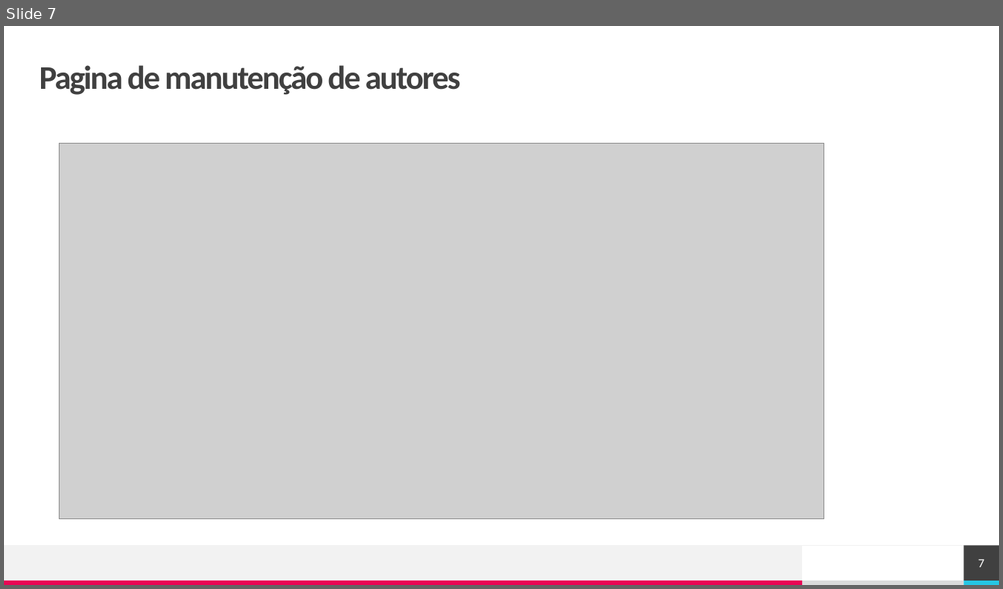
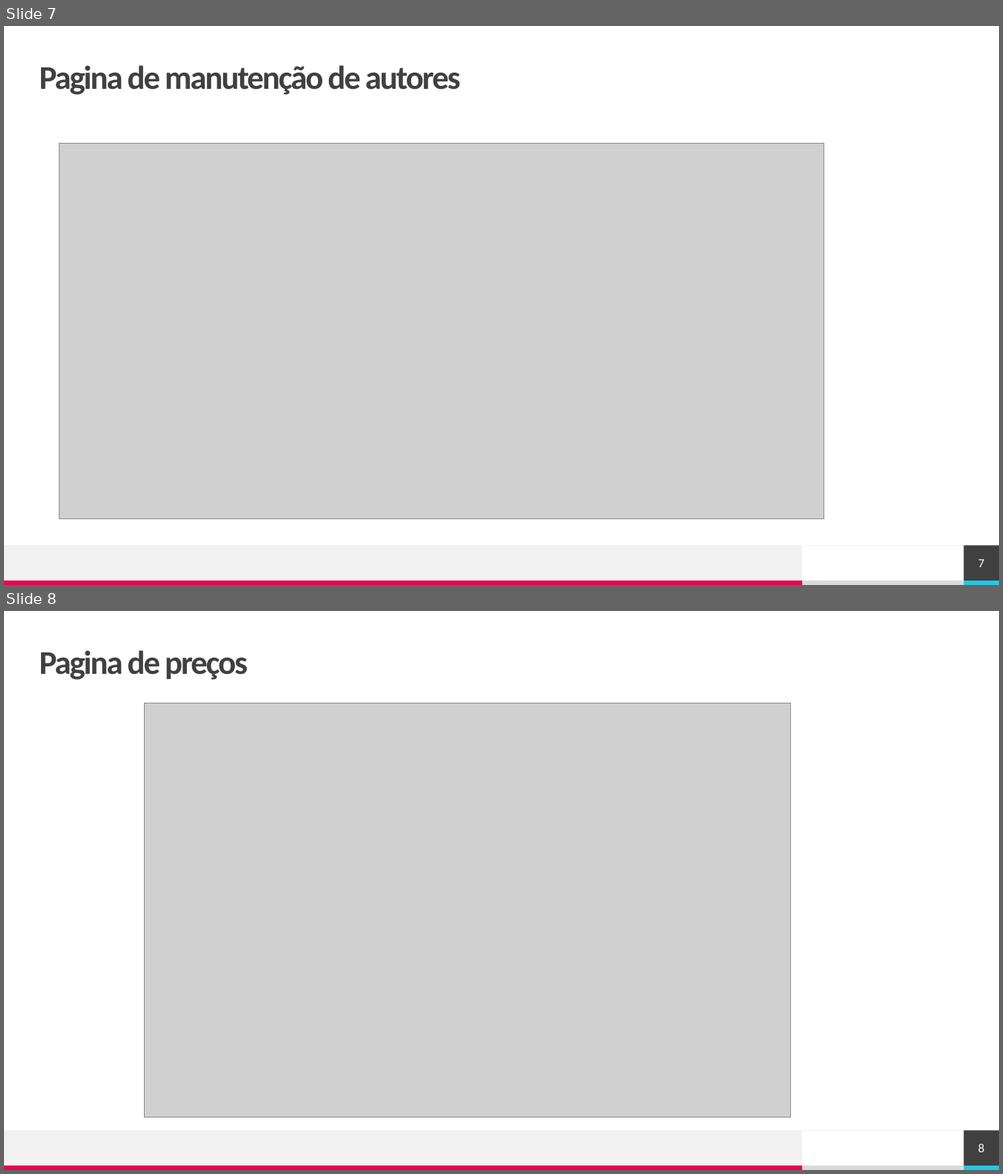
Before and after one commit to ThyTree-OG/LabProg, a slide deck: Ficheiros/Sprint C/StoryTail.pptx. Shown one above the other, each under a label of ours: slide 7 before the commit, slides 7 and 8 after it. The pictures are 1003x589 and 1003x1174 pixels, drawn with LibreOffice and Linux fonts; fonts in the diff are those of the drawing; grey boxes stand for pictures; background and template pictures are left out. Boxes give left, top, right and bottom in pixels: in the first picture for what was removed or moved away, otherwise in the second. Text is boxed around its words. In the diff, an @@ line names an element or a change of style, - is before the commit and + after.

```diff
--- a/Ficheiros/Sprint C/StoryTail.pptx
+++ b/Ficheiros/Sprint C/StoryTail.pptx
@@ slide 8 added at <box>4,611,999,1170</box>, background picture (left out); not listed: 5 template elements that a slide beside it also shows @@
@@ title added at <box>40,650,247,680</box>, 32 pt, text #404040, bold @@
+Pagina de preços
@@ picture added at <box>145,703,791,1118</box> @@
@@ page number added at <box>964,1131,999,1166</box>, fill #404040, 12 pt, text #FFFFFF @@
+8
```
Also in this commit, not shown: 1 slide removed.
